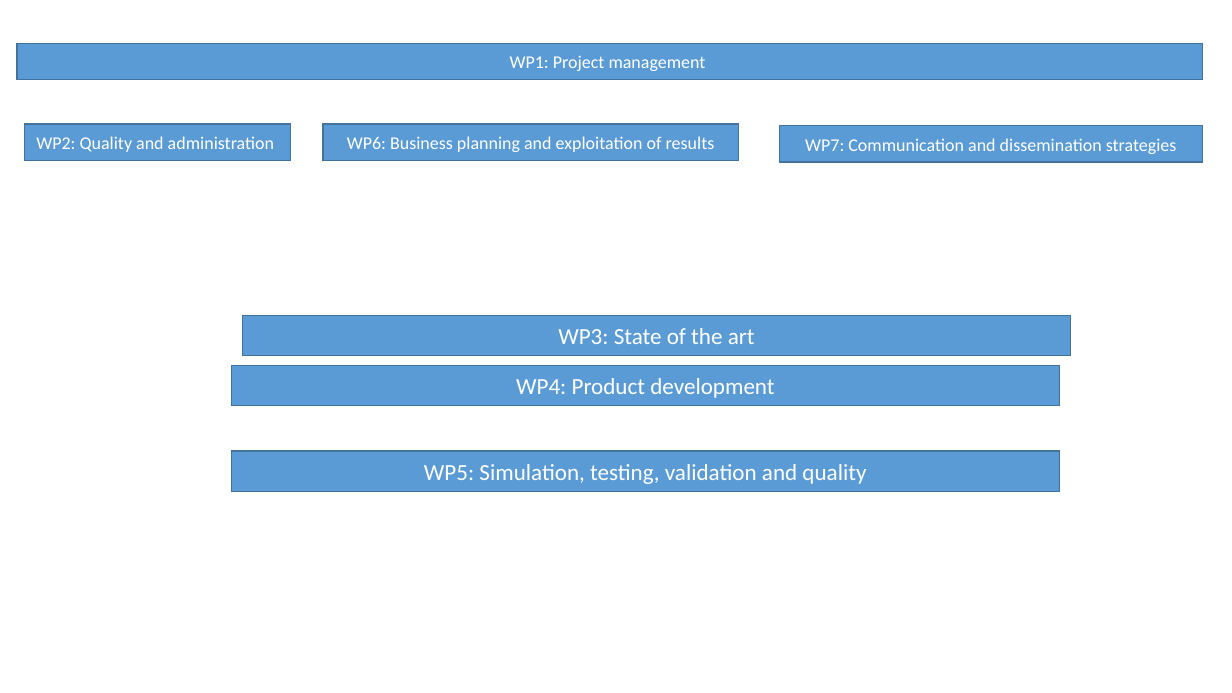
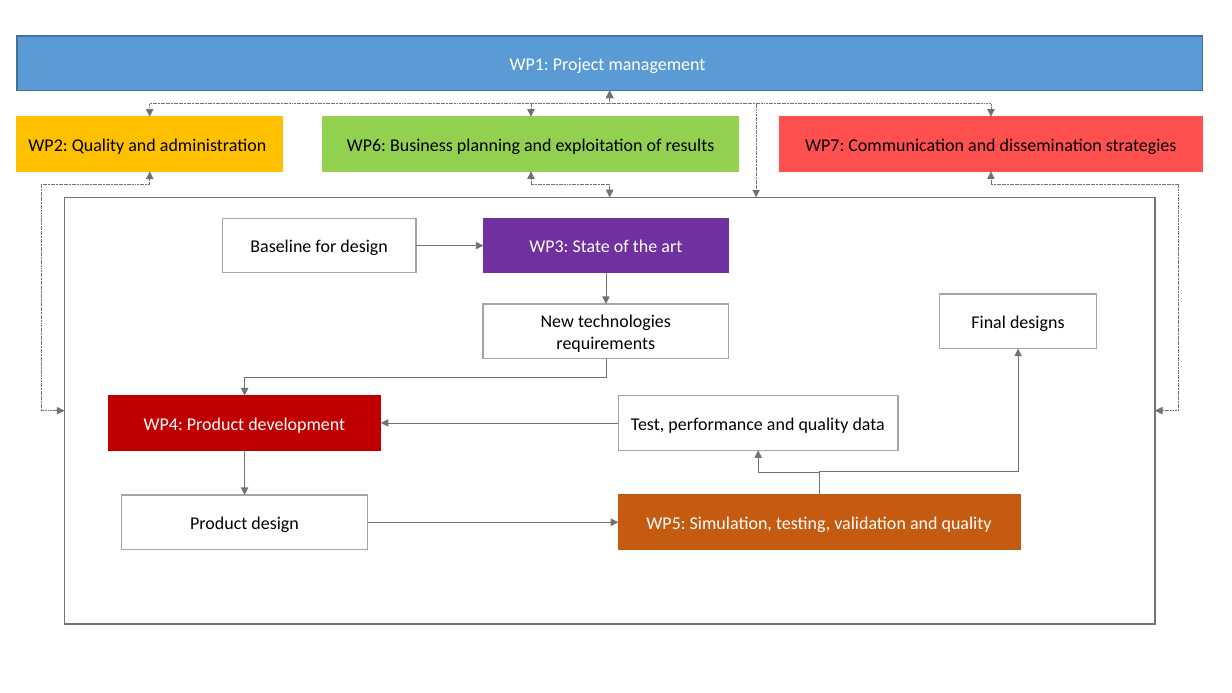
Before and after one commit to AstroProjects/projectsGroup3, a slide deck: slide 1 of Deliverable 6/Información apartado 3/overall structure.pptx (slide 2 before the commit). Drawn at 1232x693 pixels with LibreOffice and Linux fonts; fonts in the diff are those of the drawing. Boxes give left, top, right and bottom in pixels: in the first picture for what was removed or moved away, otherwise in the second. Text is boxed around its words. In the diff, an @@ line names an element or a change of style, - is before the commit and + after.

```diff
--- a/Deliverable 6/Información apartado 3/overall structure.pptx
+++ b/Deliverable 6/Información apartado 3/overall structure.pptx
@@ rectangle "WP1: Project management": place and size @@
-rectangle "WP1: Project management" at bbox=[17, 43, 1202, 79]
+rectangle "WP1: Project management" at bbox=[17, 36, 1202, 91]
@@ rectangle "WP2: Quality and administration": place and size @@
-rectangle "WP2: Quality and administration" at bbox=[25, 124, 290, 160]
+rectangle "WP2: Quality and administration" at bbox=[17, 116, 282, 171]
@@ rectangle "WP2: Quality and administration" at bbox=[17, 116, 282, 171]: text colour #FFFFFF to #000000; fill #5B9BD5 to #FFC000; outline #43739E 1 pt to #FFC000 1 pt @@
@@ rectangle "WP6: Business planning and exploitation ...": place and size @@
-rectangle "WP6: Business planning and exploitation ..." at bbox=[323, 124, 739, 160]
+rectangle "WP6: Business planning and exploitation ..." at bbox=[323, 116, 739, 171]
@@ rectangle "WP6: Business planning and exploitation ..." at bbox=[323, 116, 739, 171]: text colour #FFFFFF to #000000; fill #5B9BD5 to #92D050; outline #43739E 1 pt to #92D050 1 pt @@
@@ rectangle "WP7: Communication and dissemination strategies": place and size @@
-rectangle "WP7: Communication and dissemination strategies" at bbox=[780, 126, 1203, 162]
+rectangle "WP7: Communication and dissemination strategies" at bbox=[780, 116, 1203, 171]
@@ rectangle "WP7: Communication and dissemination strategies" at bbox=[780, 116, 1203, 171]: text colour #FFFFFF to #000000; fill #5B9BD5 to #FF5050; outline #43739E 1 pt to #FF5050 1 pt @@
@@ rectangle "WP3: State of the art": place and size @@
-rectangle "WP3: State of the art" at bbox=[243, 315, 1071, 356]
+rectangle "WP3: State of the art" at bbox=[483, 218, 728, 273]
@@ rectangle "WP3: State of the art" at bbox=[483, 218, 728, 273]: size 18 to 14 pt; fill #5B9BD5 to #7030A0; outline #43739E 1 pt to #7030A0 1 pt @@
@@ group added at bbox=[42, 91, 1178, 625]: 6 rectangles, 6 elbow double arrows, 6 arrows, 3 elbow arrows @@
+Baseline for design
+New technologies requirements
+Product design
+Test, performance and quality data
+Final designs
@@ rectangle "WP4: Product development": place and size @@
-rectangle "WP4: Product development" at bbox=[232, 366, 1060, 407]
+rectangle "WP4: Product development" at bbox=[108, 396, 381, 450]
@@ rectangle "WP4: Product development" at bbox=[108, 396, 381, 450]: size 18 to 14 pt; fill #5B9BD5 to #C00000; outline #43739E 1 pt to #C00000 1 pt @@
@@ rectangle "WP5: Simulation, testing, validation and ...": place and size @@
-rectangle "WP5: Simulation, testing, validation and ..." at bbox=[232, 451, 1060, 492]
+rectangle "WP5: Simulation, testing, validation and ..." at bbox=[618, 495, 1020, 550]
@@ rectangle "WP5: Simulation, testing, validation and ..." at bbox=[618, 495, 1020, 550]: size 18 to 14 pt; fill #5B9BD5 to #C55A11; outline #43739E 1 pt to #C55A11 1 pt @@
```
Also in this commit, not shown: 1 slide removed, 1 other file.
